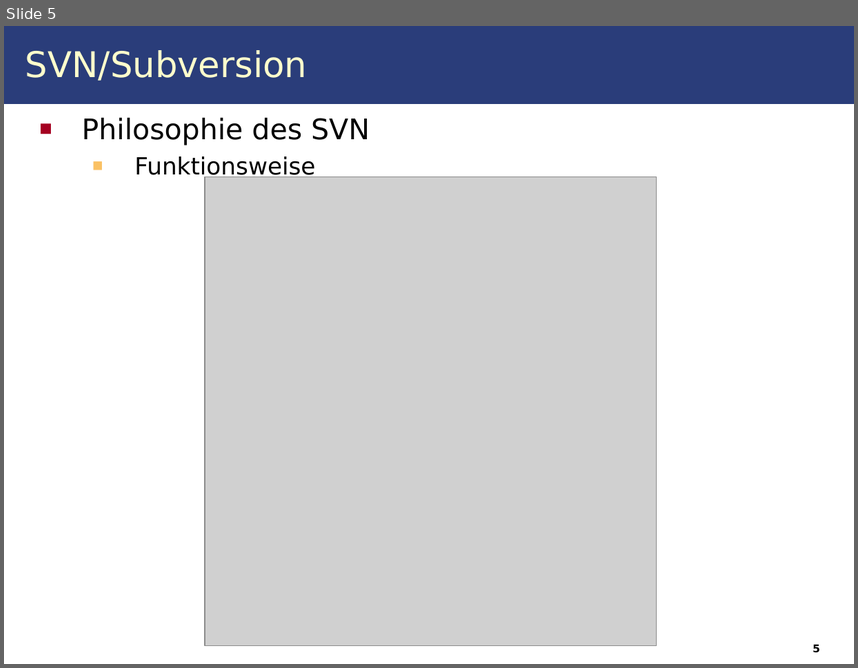
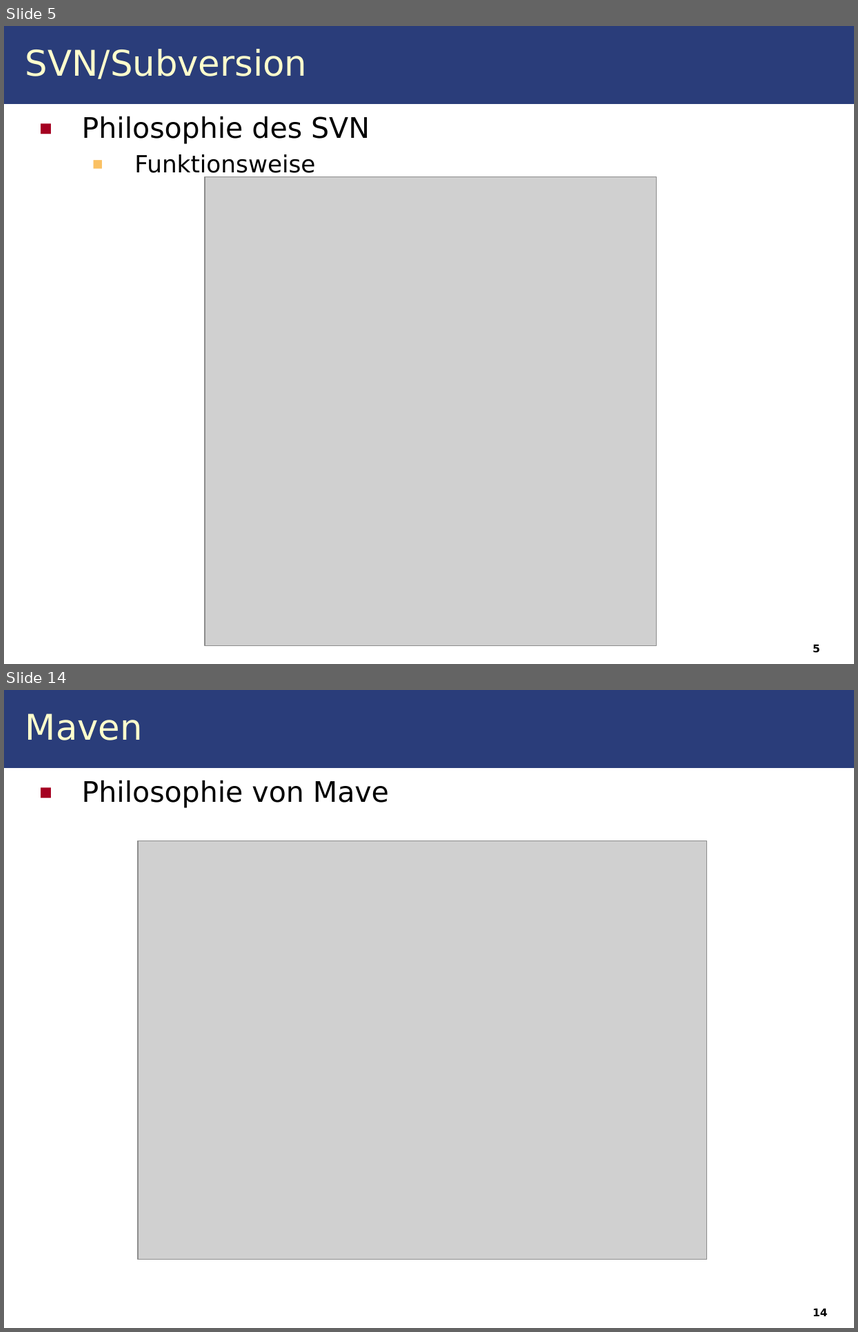
Before and after one commit to IAAS/decidr, a slide deck: seminars/at/Seminar.ppt. Shown one above the other, each under a label of ours: slide 5 before the commit, slides 5 and 14 after it; the slides between them are not shown. The pictures are 858x668 and 858x1332 pixels, drawn with LibreOffice and Linux fonts; fonts in the diff are those of the drawing; grey boxes stand for pictures. Boxes give left, top, right and bottom in pixels: in the first picture for what was removed or moved away, otherwise in the second. Text is boxed around its words. In the diff, an @@ line names an element or a change of style, - is before the commit and + after.

```diff
--- a/seminars/at/Seminar.ppt
+++ b/seminars/at/Seminar.ppt
@@ slide 14 added at <box>4,690,854,1328</box>, background #FFFFFF; not listed: 1 template element that a slide beside it also shows @@
@@ title added at <box>25,713,143,740</box>, 30 pt, text #FFFFCC @@
+Maven
@@ text added at <box>82,780,389,808</box>, 24 pt, text #000000 @@
+■ Philosophie von Mave
@@ picture added at <box>137,840,706,1259</box> @@
@@ page number added at <box>813,1308,827,1316</box>, 9 pt, text #000000, bold @@
+14
@@ slide 5 changed as well @@
@@ title "SVN/Subversion" at <box>25,49,308,79</box>: line spacing 1 to 0.97 @@
@@ text "Philosophie des SVN" at <box>82,116,370,178</box>: line spacing 1 to 0.97 @@
```
Also in this commit, not shown: 5 other slides changed, 13 other slides added, 9 other files.
